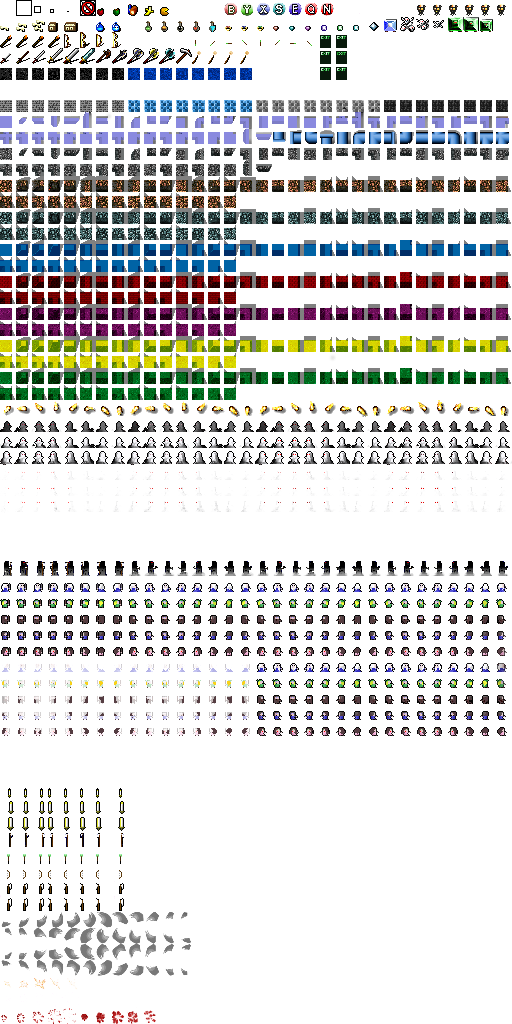
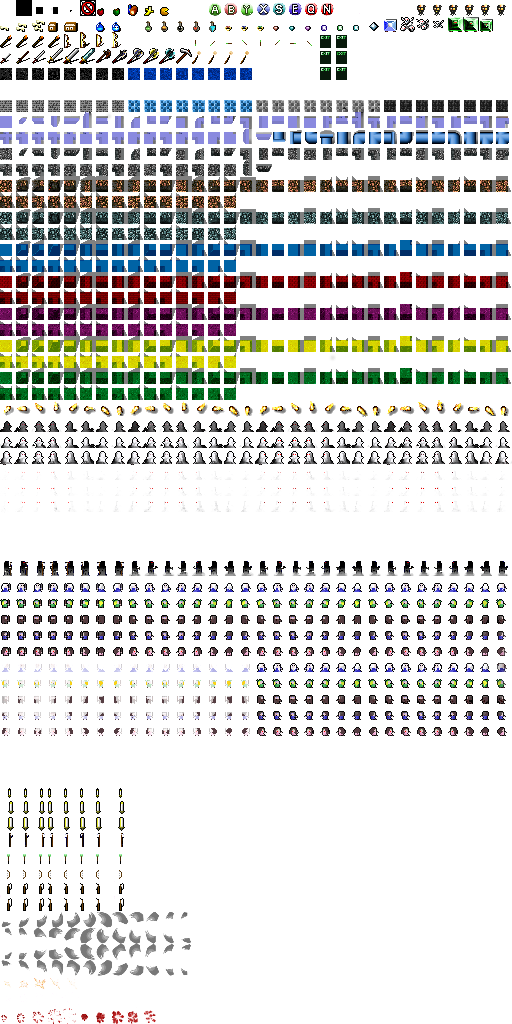
Before/after of a 512x1024 layered artwork. What changed in the layer stack:
painted on "Layer" over (17, 1, 315, 31)
